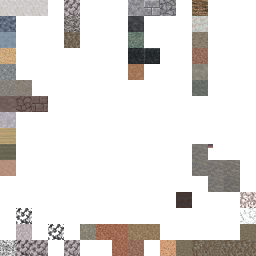
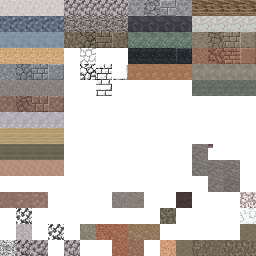
The second 256x256 image is a revision of the first. Changes to its layers:
painted on "Background" over [0,0,256,224]
